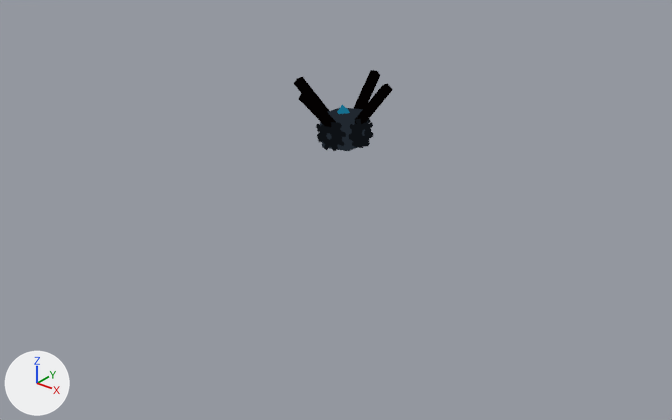
One commit to the Blender file gameDirectory/src/assets/archnobot.blend: the scene before it, then after it.
The view is the same before and after, from a camera (50 mm lens) standing at (32.8, -41.7, 23.3) and looking at (1.1, -2.0, -1.3). The lights are fixed; the arrows at lower left show +X, +Y and +Z.

The first picture shows 'body.001'.
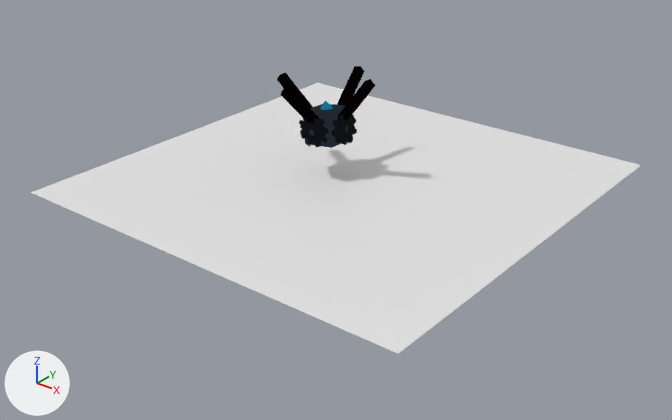
Edits to the scene script, one JSON object a line:
```json
{"op": "add", "block": "me_plane_001", "code": ["me_plane_001 = bpy.data.meshes.new('Plane.001')", "me_plane_001.from_pydata([(-1.0, -1.0, 0.0), (1.0, -1.0, 0.0), (-1.0, 1.0, 0.0), (1.0, 1.0, 0.0)], [], [(0, 1, 3, 2)])"]}
{"op": "add", "block": "ob_body_001", "code": "ob_body_001.parent = ob_empty_003"}
{"op": "add", "block": "ob_body_001", "code": "ob_body_001.matrix_parent_inverse = Matrix(((0.139, 0.0, 0.0, -0.0326), (0.0, 0.139, 0.0, -0.0114), (0.0, 0.0, 0.139, -0.533), (0.0, 0.0, 0.0, 1.0)))"}
{"op": "set", "path": "ob_body_001.location", "old": "(-0.483, 0.859, 2.49)", "new": "(-0.789, -0.028, 2.812)"}
{"op": "add", "block": "ob_plane_001", "code": ["ob_plane_001 = bpy.data.objects.new('Plane.001', me_plane_001)", "ob_plane_001.location = (0.23, 0.08, -0.16)", "ob_plane_001.scale = (13.5, 13.5, 13.5)"]}
```

Changed parts and their boxes [x1, y1, x2, y2] in the pictures (672 x 420 px):
```json
{"object": "Plane.001", "change": "added", "after": [31, 83, 641, 354]}
{"object": "body.001", "change": "moved", "before": [320, 108, 368, 151], "after": [303, 104, 353, 148]}
{"object": "Vert.006", "change": "moved", "before": [355, 83, 393, 124], "after": [338, 79, 376, 120]}
{"object": "Vert.007", "change": "moved", "before": [299, 92, 336, 127], "after": [280, 87, 319, 123]}
{"object": "Gear.006", "change": "moved", "before": [349, 118, 373, 148], "after": [331, 114, 357, 145]}
{"object": "Gear.007", "change": "moved", "before": [317, 122, 346, 151], "after": [300, 118, 329, 148]}
{"object": "Vert.005", "change": "moved", "before": [353, 70, 380, 109], "after": [337, 66, 364, 105]}
{"object": "Vert.004", "change": "moved", "before": [294, 77, 329, 112], "after": [277, 73, 313, 108]}
{"object": "Cone.001", "change": "moved", "before": [337, 105, 350, 114], "after": [320, 101, 333, 110]}
{"object": "Gear.004", "change": "moved", "before": [316, 124, 321, 138], "after": [299, 120, 303, 134]}
```
